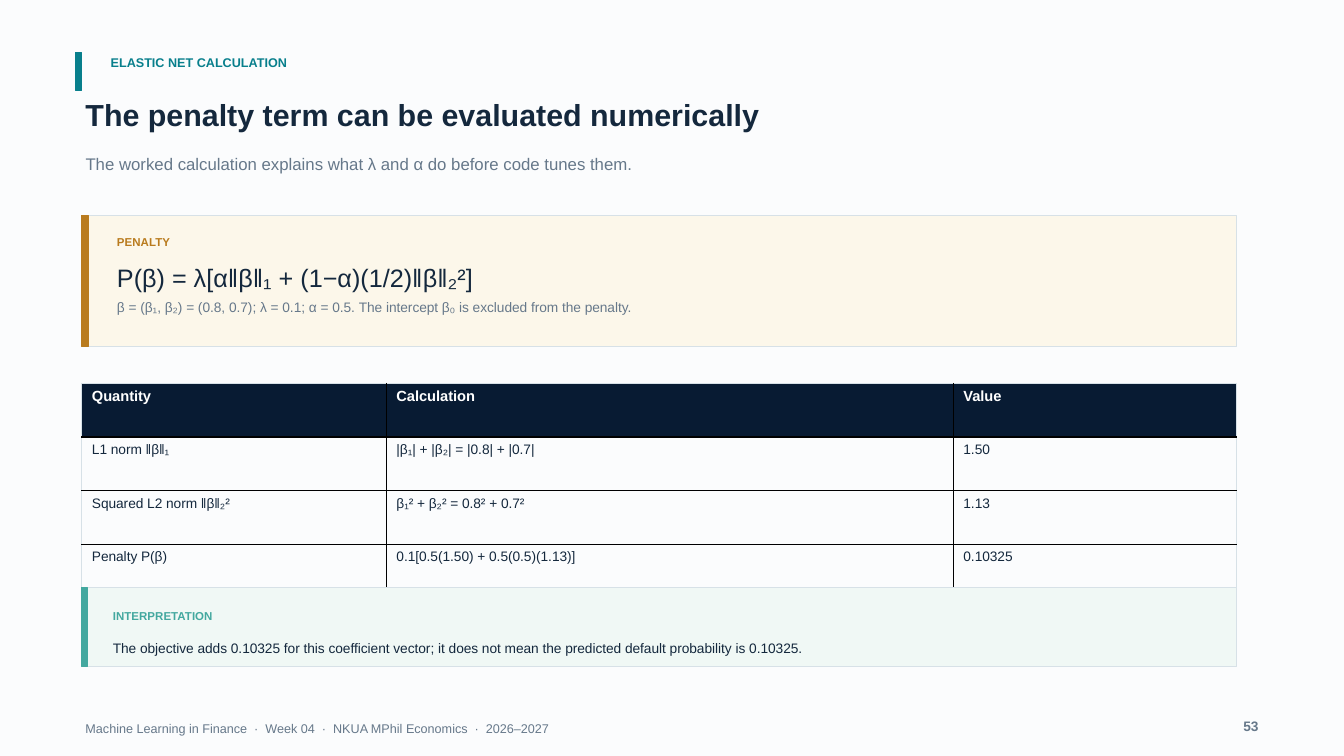
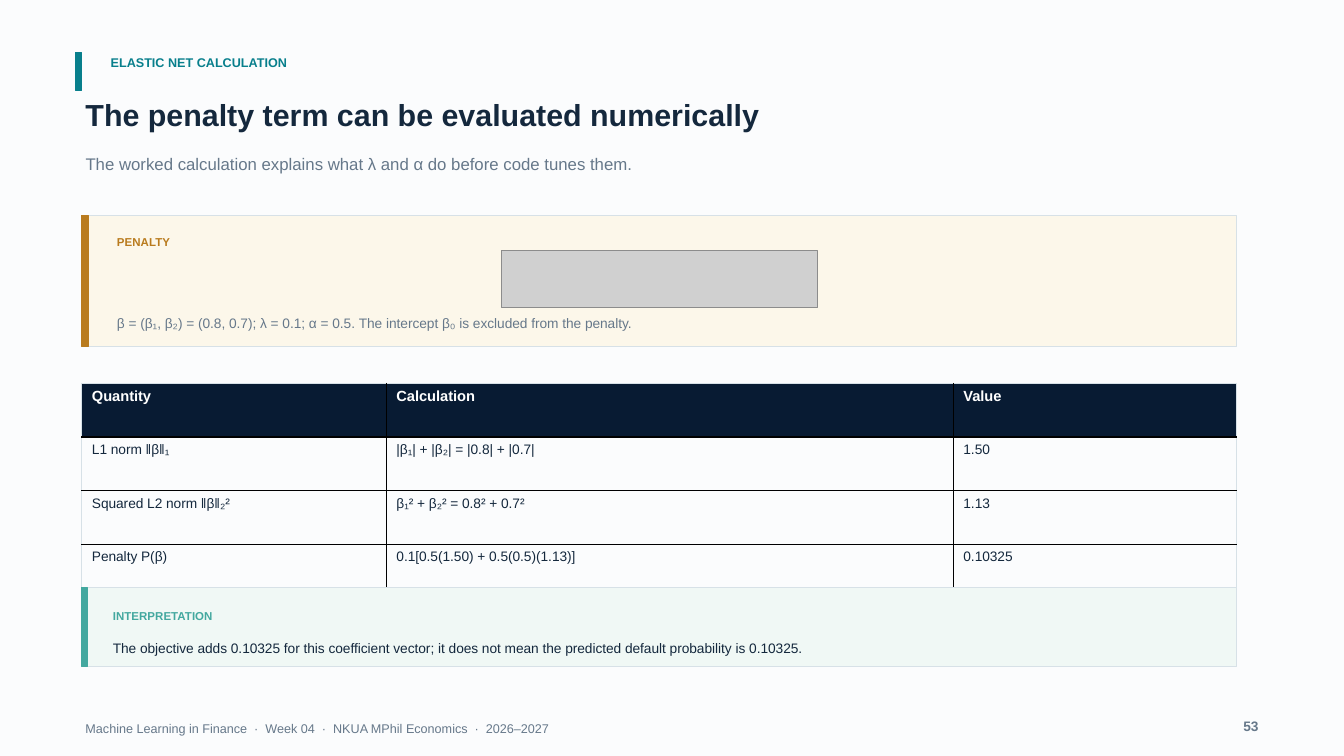
Before and after one commit to fkottas/Teaching-Courses, a slide deck: slide 53 of Machine Learning in Finance/2026-2027/lectures/week-04/slides/Lecture_04_Feature_Engineering_for_Financial_Data_2026-2027.pptx. Drawn at 1344x756 pixels with LibreOffice and Linux fonts; fonts in the diff are those of the drawing; grey boxes stand for pictures. Boxes give left, top, right and bottom in pixels: in the first picture for what was removed or moved away, otherwise in the second. Text is boxed around its words. In the diff, an @@ line names an element or a change of style, - is before the commit and + after.

```diff
--- a/Machine Learning in Finance/2026-2027/lectures/week-04/slides/Lecture_04_Feature_Engineering_for_Financial_Data_2026-2027.pptx
+++ b/Machine Learning in Finance/2026-2027/lectures/week-04/slides/Lecture_04_Feature_Engineering_for_Financial_Data_2026-2027.pptx
@@ text removed at (117, 268, 472, 293) @@
-P(β) = λ[α‖β‖₁ + (1−α)(1/2)‖β‖₂²]
@@ picture added at (501, 251, 818, 308) @@
@@ text "β = (β₁, β₂) = ...": place and size @@
-text "β = (β₁, β₂) = ..." at (117, 302, 632, 315)
+text "β = (β₁, β₂) = ..." at (117, 318, 632, 331)
```
Also in this commit, not shown: 37 other slides changed, 3 other files.
